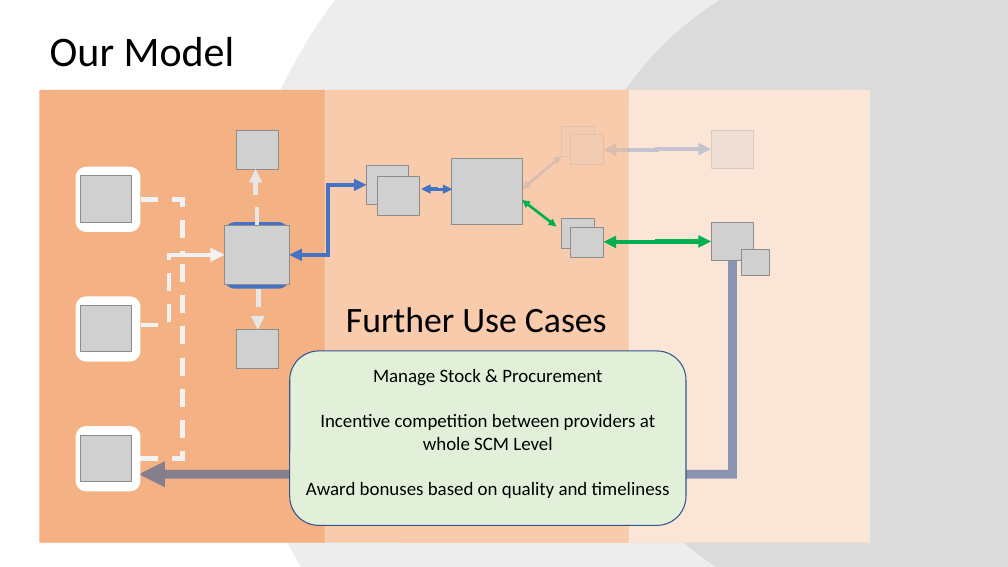
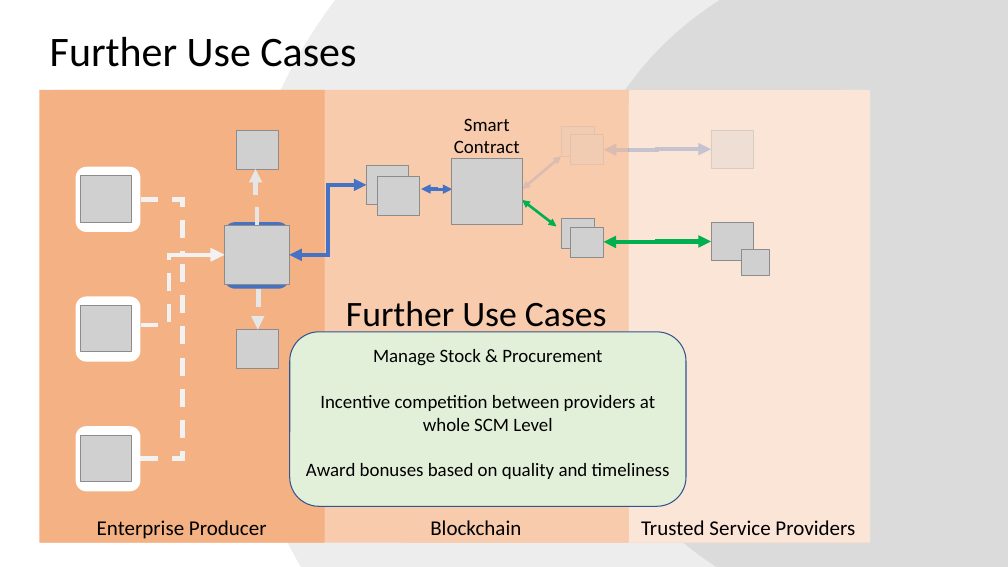
Before and after one commit to JuanPedroGHM/ChainReaction, a slide deck: slide 9 of chainreaction_pitch_2018_02_03_18-00-00.pptx (slide 4 before the commit). Drawn at 1008x567 pixels with LibreOffice and Linux fonts; fonts in the diff are those of the drawing; grey boxes stand for pictures; background and template pictures are left out. Boxes give left, top, right and bottom in pixels: in the first picture for what was removed or moved away, otherwise in the second. Text is boxed around its words. In the diff, an @@ line names an element or a change of style, - is before the commit and + after.

```diff
--- a/chainreaction_pitch_2018_02_03_18-00-00.pptx
+++ b/chainreaction_pitch_2018_02_03_18-00-00.pptx
@@ text at bbox=[50, 37, 356, 67]: text changed @@
-Our Model
+Further Use Cases
@@ text added at bbox=[454, 118, 520, 159], 18 pt, text #000000 @@
+Smart
+Contract
@@ elbow arrow removed from (733, 261) to (139, 474) @@
@@ text "Further Use Cases" rewrapped from bbox=[346, 307, 607, 333] to bbox=[346, 301, 607, 335] @@
@@ rounded rectangle "Manage Stock & Procurement": place and size @@
-rounded rectangle "Manage Stock & Procurement" at bbox=[290, 351, 686, 526]
+rounded rectangle "Manage Stock & Procurement" at bbox=[290, 332, 686, 507]
@@ text added at bbox=[97, 520, 267, 539], 20 pt, text #000000 @@
+Enterprise Producer
@@ text added at bbox=[430, 520, 521, 535], 20 pt, text #000000 @@
+Blockchain
@@ text added at bbox=[641, 520, 855, 535], 20 pt, text #000000 @@
+Trusted Service Providers
```
Also in this commit, not shown: 4 other slides changed, 5 slides added, 4 slides removed.
